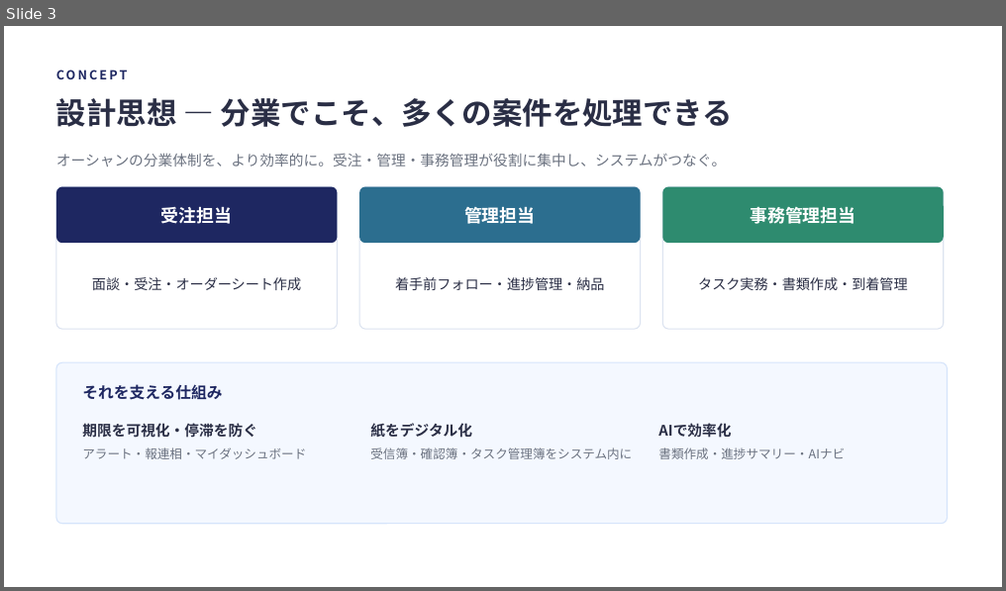
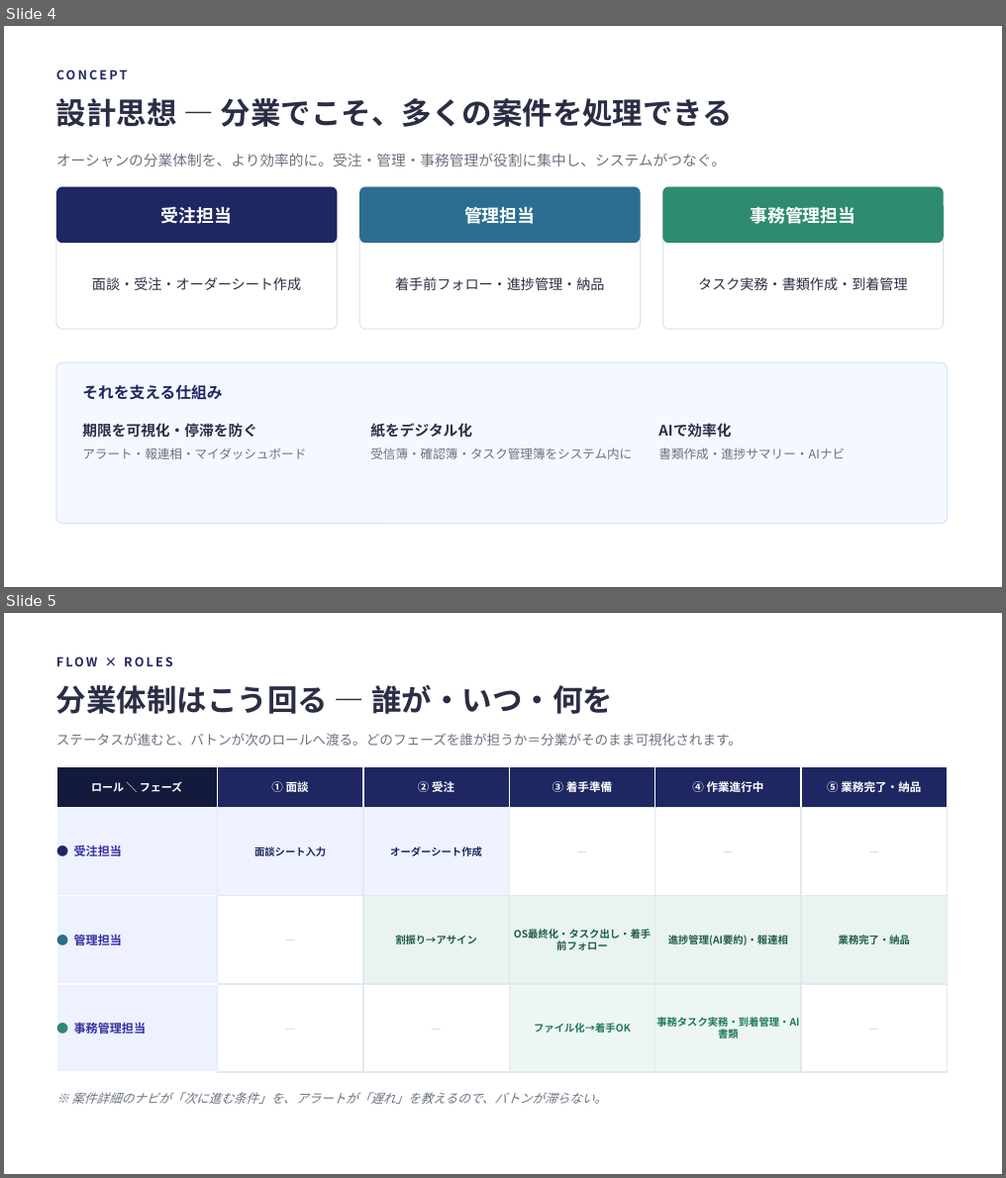
Before and after one commit to IVipcy/SouzokPlatform, a slide deck: docs/新システム移行説明会_rev2.pptx. Shown one above the other, each under a label of ours: slide 3 before the commit, slides 4 and 5 after it. The pictures are 1006x591 and 1006x1178 pixels, drawn with LibreOffice and Linux fonts; fonts in the diff are those of the drawing. Boxes give left, top, right and bottom in pixels: in the first picture for what was removed or moved away, otherwise in the second. Text is boxed around its words. In the diff, an @@ line names an element or a change of style, - is before the commit and + after.

```diff
--- a/docs/新システム移行説明会_rev2.pptx
+++ b/docs/新システム移行説明会_rev2.pptx
@@ slide 5 added at (4,613,1002,1174), background #FFFFFF @@
@@ text added at (56,657,173,666), 12 pt, text #1E2761, bold @@
+FLOW × ROLES
@@ text added at (56,685,613,714), 29 pt, text #2A2E45, bold @@
+分業体制はこう回る — 誰が・いつ・何を
@@ text added at (56,733,742,746), 13 pt, text #6B7280 @@
+ステータスが進むと、バトンが次のロールへ渡る。どのフェーズを誰が担うか＝分業がそのまま可視化されます。
@@ rectangle added at (56,766,218,808), fill #141A3C, outline #FFFFFF 1.25 pt, 10.5 pt, text #FFFFFF, bold @@
+ロール ＼ フェーズ
@@ rectangle added at (218,766,363,808), fill #1E2761, outline #FFFFFF 1.25 pt, 11 pt, text #FFFFFF, bold @@
+① 面談
@@ rectangle added at (363,766,509,808), fill #1E2761, outline #FFFFFF 1.25 pt, 11 pt, text #FFFFFF, bold @@
+② 受注
@@ rectangle added at (509,766,655,808), fill #1E2761, outline #FFFFFF 1.25 pt, 11 pt, text #FFFFFF, bold @@
+③ 着手準備
@@ rectangle added at (655,766,801,808), fill #1E2761, outline #FFFFFF 1.25 pt, 11 pt, text #FFFFFF, bold @@
+④ 作業進行中
@@ rectangle added at (801,766,947,808), fill #1E2761, outline #FFFFFF 1.25 pt, 11 pt, text #FFFFFF, bold @@
+⑤ 業務完了・納品
@@ rectangle added at (56,808,218,896), fill #EEF2FF, outline #FFFFFF 1.25 pt, 11.5 pt, text #3730A3, bold @@
+● 受注担当
@@ rectangle added at (218,808,363,896), fill #EEF3FF, outline #E3E8F0 1.25 pt, 9.8 pt, text #1E2761, bold @@
+面談シート入力
@@ rectangle added at (363,808,509,896), fill #EEF3FF, outline #E3E8F0 1.25 pt, 9.8 pt, text #1E2761, bold @@
+オーダーシート作成
@@ rectangle added at (509,808,655,896), fill #FFFFFF, outline #E3E8F0 1.25 pt, 11 pt, text #C7CDD8 @@
+—
@@ rectangle added at (655,808,801,896), fill #FFFFFF, outline #E3E8F0 1.25 pt, 11 pt, text #C7CDD8 @@
+—
@@ rectangle added at (801,808,947,896), fill #FFFFFF, outline #E3E8F0 1.25 pt, 11 pt, text #C7CDD8 @@
+—
@@ rectangle added at (56,896,218,984), fill #EEF2FF, outline #FFFFFF 1.25 pt, 11.5 pt, text #3730A3, bold @@
+● 管理担当
@@ rectangle added at (218,896,363,984), fill #FFFFFF, outline #E3E8F0 1.25 pt, 11 pt, text #C7CDD8 @@
+—
@@ rectangle added at (363,896,509,984), fill #E9F3F0, outline #E3E8F0 1.25 pt, 9.8 pt, text #1F5E4B, bold @@
+割振り→アサイン
@@ rectangle added at (509,896,655,984), fill #E9F3F0, outline #E3E8F0 1.25 pt, 9.8 pt, text #1F5E4B, bold @@
+OS最終化・タスク出し・着手前フォロー
@@ rectangle added at (655,896,801,984), fill #E9F3F0, outline #E3E8F0 1.25 pt, 9.8 pt, text #1F5E4B, bold @@
+進捗管理(AI要約)・報連相
@@ rectangle added at (801,896,947,984), fill #E9F3F0, outline #E3E8F0 1.25 pt, 9.8 pt, text #1F5E4B, bold @@
+業務完了・納品
@@ rectangle added at (56,984,218,1072), fill #EEF2FF, outline #FFFFFF 1.25 pt, 11.5 pt, text #3730A3, bold @@
+● 事務管理担当
@@ rectangle added at (218,984,363,1072), fill #FFFFFF, outline #E3E8F0 1.25 pt, 11 pt, text #C7CDD8 @@
+—
@@ rectangle added at (363,984,509,1072), fill #FFFFFF, outline #E3E8F0 1.25 pt, 11 pt, text #C7CDD8 @@
+—
@@ rectangle added at (509,984,655,1072), fill #EDF6F1, outline #E3E8F0 1.25 pt, 9.8 pt, text #1F7A5C, bold @@
+ファイル化→着手OK
@@ rectangle added at (655,984,801,1072), fill #EDF6F1, outline #E3E8F0 1.25 pt, 9.8 pt, text #1F7A5C, bold @@
+事務タスク実務・到着管理・AI書類
@@ rectangle added at (801,984,947,1072), fill #FFFFFF, outline #E3E8F0 1.25 pt, 11 pt, text #C7CDD8 @@
+—
@@ text added at (71,1092,607,1104), 12 pt, text #6B7280, italic @@
+※ 案件詳細のナビが「次に進む条件」を、アラートが「遅れ」を教えるので、バトンが滞らない。
@@ what was slide 3 is now slide 4 @@
```
Also in this commit, not shown: 1 other slide added, 1 slide removed.
